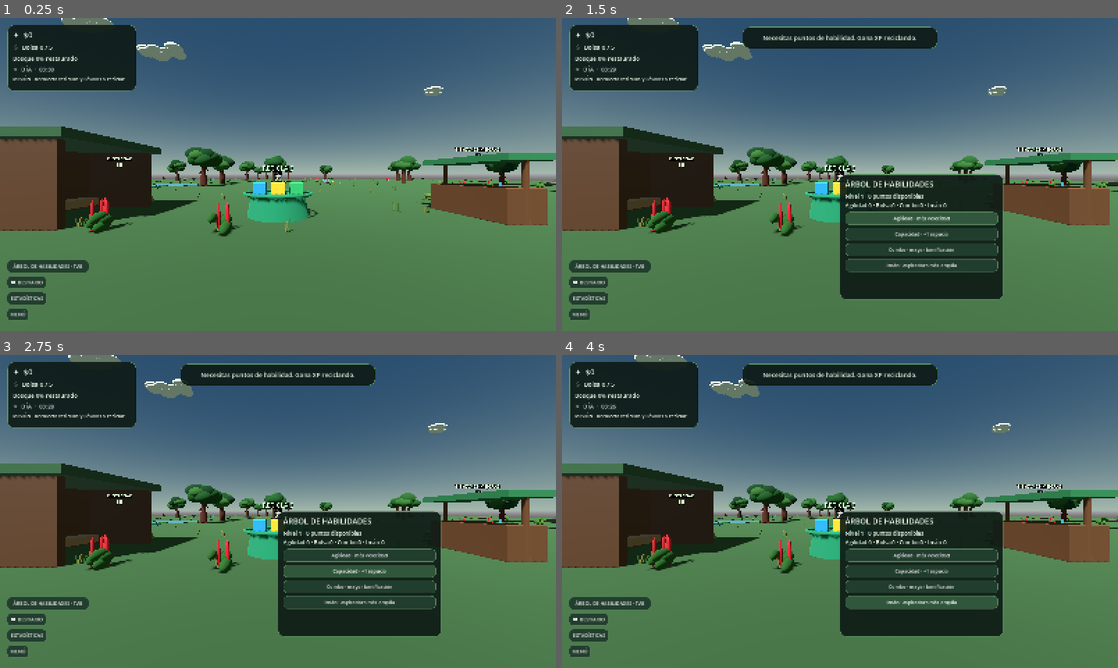
Above: before the commit, frames 1-4 (two rows, left to right).
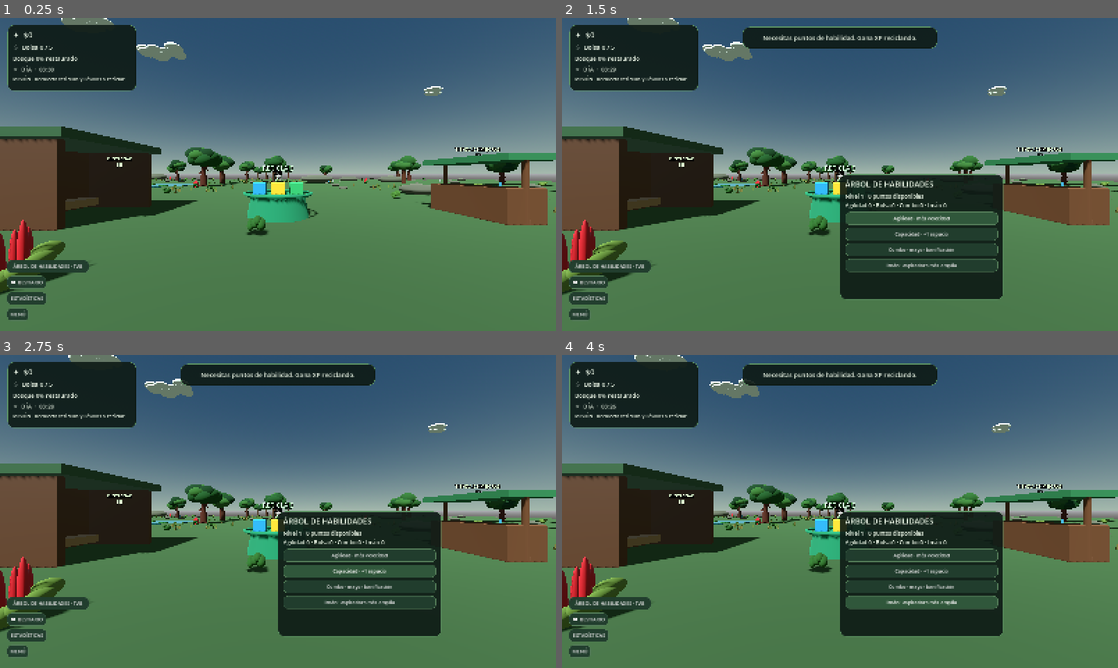
Above: after the commit, the same moments.

Repository: Tomardosama/verdevivo
Game: Godot game, scene res://scenes/main/main.tscn
Two runs of this game, one before a commit and one after it. Both use one fixed random seed, a clock stepped at 60 frames per second and the inputs below.
Inputs:
- Up to frame 1 (0.25 s): no input
- Up to frame 2 (1.5 s): click "ÁRBOL DE HABILIDADES · TAB" at 0.5 s; click "Agilidad · más velocidad" at 1.25 s
- Up to frame 3 (2.75 s): click "Capacidad · +1 espacio" at 2 s
- Up to frame 4 (4 s): click "Combo · mayor bonificación" at 2.75 s; click "Imán · aspiradora más amplia" at 3.5 s

The runs differ from the first frame. In frame 1, 2.9% of the frame differs, in the area x 0-100%, y 49-89%; in frame 2, 2.3%; in frame 3, 2.3%; in frame 4, 2.3%.

Commit message:
Cluster grass patches and refine blade geometry

Diff:
--- a/scripts/main.gd
+++ b/scripts/main.gd
@@ -369,18 +369,23 @@
 	var rock_material := StandardMaterial3D.new()
 	rock_material.albedo_color = Color(0.34, 0.36, 0.32)
 	rock_material.roughness = 1.0
+	# Distribuir el pasto en parches reconocibles, no como puntos aislados uniformes.
+	var grass_patch_centers: Array[Vector3] = []
+	for patch_index in range(27):
+		grass_patch_centers.append(Vector3(rng.randf_range(-52, 52), 0.0, rng.randf_range(-52, 52)))
 	for i in range(324):
 		var tuft := Node3D.new()
-		var grass_center := Vector3(rng.randf_range(-52, 52), 0.0, rng.randf_range(-52, 52))
-		tuft.position = grass_center + Vector3(rng.randf_range(-1.6, 1.6), 0.0, rng.randf_range(-1.6, 1.6))
-		var blade_count := rng.randi_range(3, 5)
+		var patch_center := grass_patch_centers[i % grass_patch_centers.size()]
+		tuft.position = patch_center + Vector3(rng.randf_range(-3.2, 3.2), 0.0, rng.randf_range(-3.2, 3.2))
+		var blade_count := rng.randi_range(4, 7)
 		for blade in range(blade_count):
 			var mesh_node := MeshInstance3D.new()
-			var blade_mesh := BoxMesh.new()
-			blade_mesh.size = Vector3(0.035, rng.randf_range(0.18, 0.42), 0.045)
+			var blade_height := rng.randf_range(0.22, 0.48)
+			var blade_mesh := PrismMesh.new()
+			blade_mesh.size = Vector3(0.065, blade_height, 0.045)
 			mesh_node.mesh = blade_mesh
-			mesh_node.position = Vector3(rng.randf_range(-0.12, 0.12), blade_mesh.size.y * 0.5, rng.randf_range(-0.12, 0.12))
-			mesh_node.rotation.z = rng.randf_range(-0.35, 0.35)
+			mesh_node.position = Vector3(rng.randf_range(-0.15, 0.15), blade_height * 0.5, rng.randf_range(-0.15, 0.15))
+			mesh_node.rotation = Vector3(rng.randf_range(-0.12, 0.12), rng.randf_range(0.0, TAU), rng.randf_range(-0.42, 0.42))
 			mesh_node.material_override = grass_materials[rng.randi_range(0, grass_materials.size() - 1)]
 			tuft.add_child(mesh_node)
 		parent.add_child(tuft)
